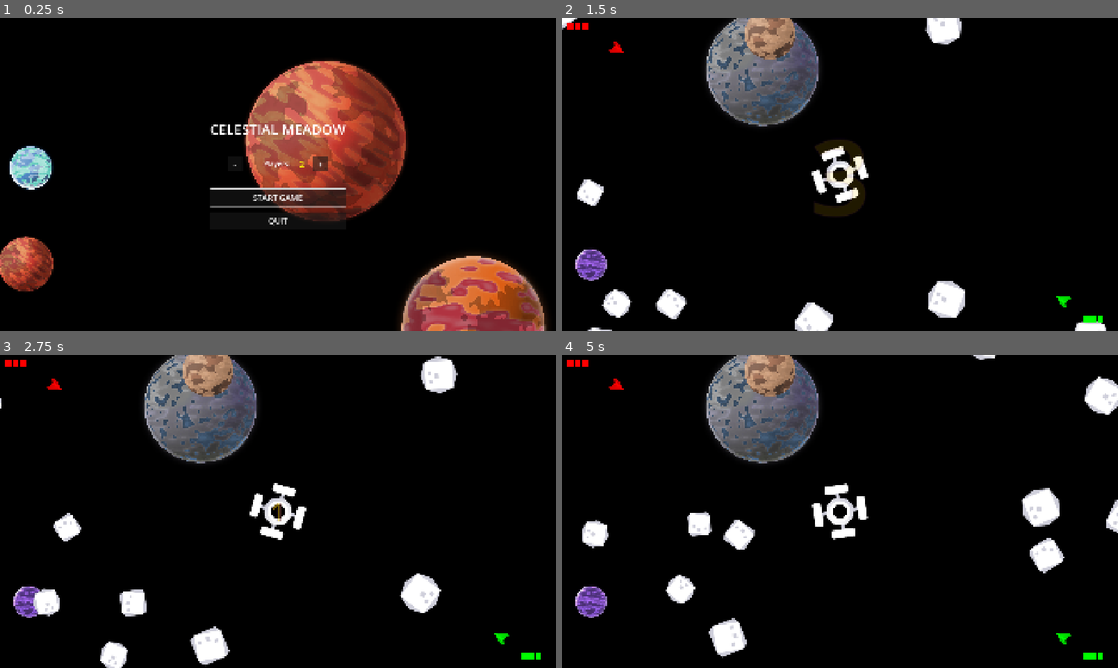
Above: before the commit, frames 1-4 (two rows, left to right).
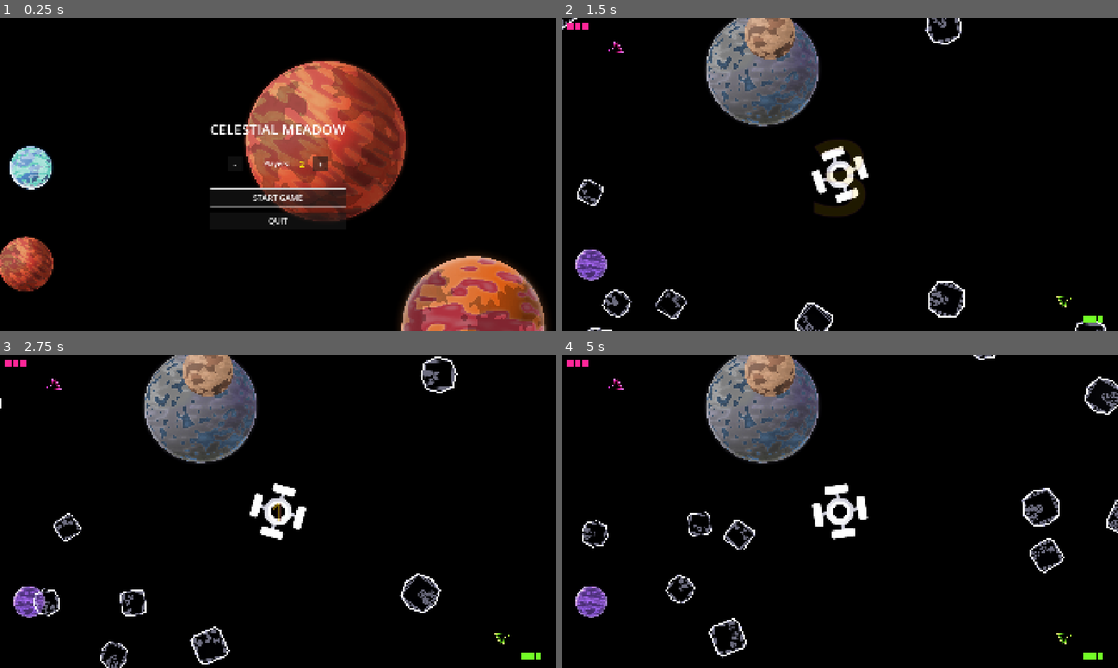
Above: after the commit, the same moments.

Repository: Teeohbee/CelestialMeadow
Game: Godot game, scene res://menu.tscn
The game is run twice, just before and just after one commit, with the same random seed, the same clock (stepped at 60 frames per second) and the same inputs.
Inputs:
- Up to frame 1 (0.25 s): no input
- Up to frame 2 (1.5 s): click "START GAME" at 0.5 s
- Up to frame 3 (2.75 s): no input
- Up to frame 4 (5 s): no input

The runs differ from the first frame. In frame 2, 2.9% of the frame differs, in the area x 0-98%, y 0-100%; in frame 3, 3.3%; in frame 4, 3.9%, in the area x 0-100%, y 0-98%.

Commit message:
feat: neon glow and outline shader for sprites
Enables HDR 2D with a WorldEnvironment glow, swaps player colours for a
neon palette, and adds a canvas shader that renders existing sprites as
glowing outlines tinted by their modulate. Ships and bullets use a
heavier variant since they're drawn at half scale.

Diff:
--- a/asteroid.gd
+++ b/asteroid.gd
@@ -11,6 +11,8 @@
 func _ready():
 	screen_size = get_viewport_rect().size
 	$Sprite2D.texture = sprites[randi() % sprites.size()]
+	$Sprite2D.self_modulate = GameConfig.ASTEROID_COLOR
+	$Explosion.self_modulate = GameConfig.ASTEROID_COLOR
 	var asteroid_scale = randf_range(0.8, 1.5)
 	$Sprite2D.scale = Vector2(asteroid_scale, asteroid_scale)
 	$CollisionShape2D.scale = Vector2(asteroid_scale, asteroid_scale)
--- a/asteroid.tscn
+++ b/asteroid.tscn
@@ -6,6 +6,7 @@
 [ext_resource type="PackedScene" uid="uid://0rrpx2uqw0jh" path="res://explosion.tscn" id="3_3pasg"]
 [ext_resource type="AudioStream" uid="uid://crehfdwax0f6x" path="res://audio/explosion.ogg" id="4_bsxi3"]
 
+[ext_resource type="Material" path="res://shaders/neon_sprite_material.tres" id="neon_mat"]
 [sub_resource type="PhysicsMaterial" id="PhysicsMaterial_jey0l"]
 bounce = 1.0
 
@@ -20,6 +21,7 @@
 sprites = Array[CompressedTexture2D]([ExtResource("2_c3vyr"), ExtResource("3_2d4gk")])
 
 [node name="Sprite2D" type="Sprite2D" parent="."]
+material = ExtResource("neon_mat")
 
 [node name="CollisionShape2D" type="CollisionShape2D" parent="."]
 position = Vector2(0.250001, -0.250001)
@@ -27,6 +29,7 @@
 shape = SubResource("RectangleShape2D_nm217")
 
 [node name="Explosion" parent="." instance=ExtResource("3_3pasg")]
+material = ExtResource("neon_mat")
 visible = false
 
 [node name="ExplosionSound" type="AudioStreamPlayer" parent="."]
--- a/bullet.gd
+++ b/bullet.gd
@@ -9,6 +9,7 @@
 	transform = _transform
 	velocity = transform.x * speed
 	player_number = _player_number
+	$Sprite2D.self_modulate = GameConfig.PLAYER_COLORS[player_number]
 
 func _physics_process(delta):
 	position += velocity * delta
--- a/bullet.tscn
+++ b/bullet.tscn
@@ -3,6 +3,7 @@
 [ext_resource type="Script" path="res://bullet.gd" id="1_w6a11"]
 [ext_resource type="Texture2D" uid="uid://bgjfce45u4m1c" path="res://sprites/laser.png" id="2_ilf2a"]
 
+[ext_resource type="Material" path="res://shaders/neon_ship_material.tres" id="neon_ship_mat"]
 [sub_resource type="RectangleShape2D" id="RectangleShape2D_ek1mn"]
 size = Vector2(24, 128)
 
@@ -12,6 +13,7 @@
 metadata/_edit_group_ = true
 
 [node name="Sprite2D" type="Sprite2D" parent="."]
+material = ExtResource("neon_ship_mat")
 rotation = 1.5708
 scale = Vector2(0.2, 0.5)
 texture = ExtResource("2_ilf2a")
--- a/game_config.gd
+++ b/game_config.gd
@@ -50,15 +50,20 @@
 const END_GAME_CHECK_DELAY: float = 0.5
 const VICTORY_SCREEN_DURATION: float = 3.0
 
-# Player Colors
+# Player Colors (neon palette)
 const PLAYER_COLORS: Array[Color] = [
-	Color.RED,
-	Color.GREEN,
-	Color.BLUE,
-	Color.YELLOW,
-	Color.MAGENTA,
-	Color.CYAN
+	Color(1.0, 0.15, 0.6),   # Hot pink
+	Color(0.45, 1.0, 0.15),  # Lime
+	Color(0.2, 0.45, 1.0),   # Electric blue
+	Color(1.0, 0.7, 0.0),    # Amber
+	Color(0.7, 0.3, 1.0),    # Violet
+	Color(0.0, 0.9, 1.0)     # Cyan
 ]
+
+# Neon Rendering
+## Multiplier pushing neon colours above 1.0 so the glow post-process picks them up
+const NEON_GLOW: float = 2.5
+const ASTEROID_COLOR: Color = Color(0.85, 0.85, 1.0)
 
 # Player Starting Rotation Adjustments (degrees)
 const PLAYER_ROTATION_ADJUSTMENTS: Array[int] = [30, 30, -30, -30, 0, 0]
--- a/main.tscn
+++ b/main.tscn
@@ -12,6 +12,8 @@
 [ext_resource type="PackedScene" uid="uid://cq8r4y5g3mbhp" path="res://powerup.tscn" id="10_powerup"]
 [ext_resource type="PackedScene" uid="uid://countdown123" path="res://countdown.tscn" id="11_countdown"]
 
+[ext_resource type="Environment" path="res://neon_environment.tres" id="12_env"]
+
 [sub_resource type="Curve2D" id="Curve2D_1lhca"]
 _data = {
 "points": PackedVector2Array(0, 0, 0, 0, 0, 0, 0, 0, 0, 0, 1920, 0, 0, 0, 0, 0, 1920, 1080, 0, 0, 0, 0, 0, 1080, 0, 0, 0, 0, 0, 0)
@@ -23,6 +25,9 @@
 asteroid_scene = ExtResource("2_xklmo")
 player_scene = ExtResource("1_syc1s")
 powerup_scene = ExtResource("10_powerup")
+
+[node name="WorldEnvironment" type="WorldEnvironment" parent="."]
+environment = ExtResource("12_env")
 
 [node name="Camera2D" type="Camera2D" parent="."]
 offset = Vector2(960, 540)
--- /dev/null
+++ b/neon_environment.tres
@@ -0,0 +1,14 @@
+[gd_resource type="Environment" format=3]
+
+[resource]
+background_mode = 3
+glow_enabled = true
+glow_levels/1 = 1.0
+glow_levels/2 = 1.0
+glow_levels/3 = 1.0
+glow_levels/4 = 0.5
+glow_levels/5 = 0.0
+glow_intensity = 1.0
+glow_strength = 1.0
+glow_blend_mode = 1
+glow_hdr_threshold = 0.9
--- a/player.gd
+++ b/player.gd
@@ -83,6 +83,7 @@
 
 func set_ship_colour():
 	$Ship.set_self_modulate(GameConfig.PLAYER_COLORS[player_number])
+	$Explosion.set_self_modulate(GameConfig.PLAYER_COLORS[player_number])
 
 func set_ship_starting_rotation():
 	# Original logic that works for corners
--- a/player.tscn
+++ b/player.tscn
@@ -8,6 +8,8 @@
 [ext_resource type="AudioStream" uid="uid://d1ih0wlocb1vm" path="res://audio/laser.ogg" id="6_fcvbl"]
 [ext_resource type="AudioStream" uid="uid://crehfdwax0f6x" path="res://audio/explosion.ogg" id="7_3y38g"]
 
+[ext_resource type="Material" path="res://shaders/neon_sprite_material.tres" id="neon_mat"]
+[ext_resource type="Material" path="res://shaders/neon_ship_material.tres" id="neon_ship_mat"]
 [sub_resource type="CircleShape2D" id="CircleShape2D_v3wws"]
 radius = 21.0
 
@@ -18,11 +20,13 @@
 bullet_scene = ExtResource("2_wq7s0")
 
 [node name="Ship" type="Sprite2D" parent="."]
+material = ExtResource("neon_ship_mat")
 rotation = 1.5708
 scale = Vector2(0.5, 0.5)
 texture = ExtResource("3_d23ed")
 
 [node name="Thruster" type="Sprite2D" parent="Ship"]
+use_parent_material = true
 position = Vector2(0.000361999, 100)
 scale = Vector2(0.5, 1)
 texture = ExtResource("4_jcy36")
@@ -35,6 +39,7 @@
 position = Vector2(50, 0)
 
 [node name="Explosion" parent="." instance=ExtResource("5_8r2ey")]
+material = ExtResource("neon_mat")
 visible = false
 
 [node name="LaserSound" type="AudioStreamPlayer" parent="."]
--- a/project.godot
+++ b/project.godot
@@ -207,4 +207,5 @@
 
 [rendering]
 
+viewport/hdr_2d=true
 environment/defaults/default_clear_color=Color(0, 0, 0, 1)
--- /dev/null
+++ b/shaders/neon_ship_material.tres
@@ -0,0 +1,10 @@
+[gd_resource type="ShaderMaterial" load_steps=2 format=3]
+
+[ext_resource type="Shader" path="res://shaders/neon_sprite.gdshader" id="1_shader"]
+
+[resource]
+shader = ExtResource("1_shader")
+shader_parameter/outline_width = 5.0
+shader_parameter/glow_strength = 3.5
+shader_parameter/detail_strength = 0.8
+shader_parameter/fill_strength = 0.1
--- /dev/null
+++ b/shaders/neon_sprite.gdshader
@@ -0,0 +1,37 @@
+shader_type canvas_item;
+
+// Turns a sprite into a neon sign: bright outline plus glowing interior detail,
+// tinted by the node's modulate/self_modulate so existing colour code still works.
+
+uniform float outline_width = 4.0;    // in texture pixels
+uniform float glow_strength = 2.5;    // > 1.0 so the WorldEnvironment glow blooms it
+uniform float detail_strength = 0.8;  // brightness of internal edges (sprite detail)
+uniform float fill_strength = 0.12;   // faint body so shapes aren't hollow
+
+varying vec4 tint;
+
+void vertex() {
+	tint = COLOR;
+}
+
+void fragment() {
+	vec4 tex = texture(TEXTURE, UV);
+	vec2 px = TEXTURE_PIXEL_SIZE * outline_width;
+	float lum = dot(tex.rgb, vec3(0.299, 0.587, 0.114));
+
+	float min_alpha = 1.0;
+	float lum_diff = 0.0;
+	for (int i = 0; i < 8; i++) {
+		float angle = float(i) * TAU / 8.0;
+		vec4 n = texture(TEXTURE, UV + vec2(cos(angle), sin(angle)) * px);
+		min_alpha = min(min_alpha, n.a);
+		lum_diff = max(lum_diff, abs(lum - dot(n.rgb, vec3(0.299, 0.587, 0.114))) * n.a);
+	}
+
+	float edge = tex.a * (1.0 - min_alpha);
+	float detail = tex.a * smoothstep(0.08, 0.3, lum_diff) * detail_strength;
+	float line = max(edge, detail);
+
+	vec3 col = tint.rgb * (line * glow_strength + fill_strength);
+	COLOR = vec4(col, clamp(line + tex.a * fill_strength, 0.0, 1.0) * tint.a);
+}
--- /dev/null
+++ b/shaders/neon_sprite_material.tres
@@ -0,0 +1,6 @@
+[gd_resource type="ShaderMaterial" load_steps=2 format=3]
+
+[ext_resource type="Shader" path="res://shaders/neon_sprite.gdshader" id="1_shader"]
+
+[resource]
+shader = ExtResource("1_shader")
--- a/spawn_marker.gd
+++ b/spawn_marker.gd
@@ -11,7 +11,7 @@
 	pulse_tween.tween_property(self, "scale", Vector2(0.8, 0.8), GameConfig.SPAWN_MARKER_PULSE_DURATION)
 
 func _draw():
-	draw_arc(Vector2.ZERO, GameConfig.SPAWN_MARKER_RADIUS, 0, TAU, 48, color, GameConfig.SPAWN_MARKER_WIDTH, true)
+	draw_arc(Vector2.ZERO, GameConfig.SPAWN_MARKER_RADIUS, 0, TAU, 48, color * GameConfig.NEON_GLOW, GameConfig.SPAWN_MARKER_WIDTH, true)
 
 func burst():
 	pulse_tween.kill()
